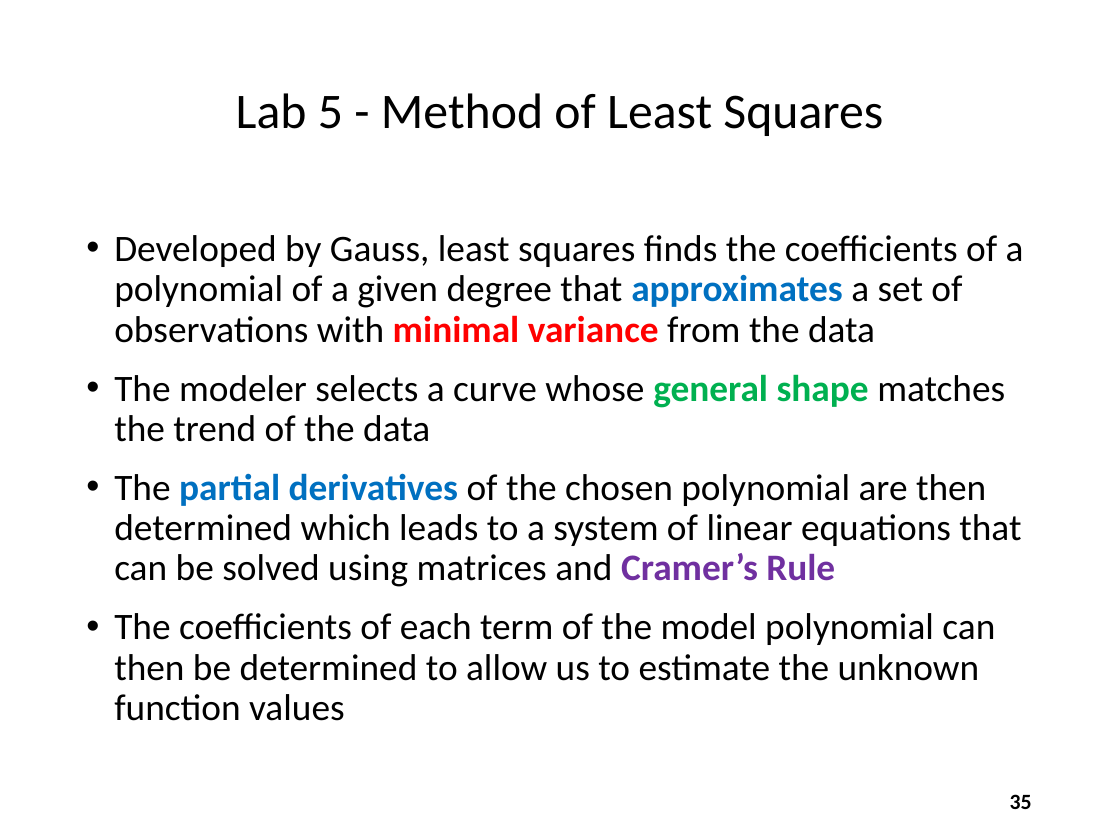
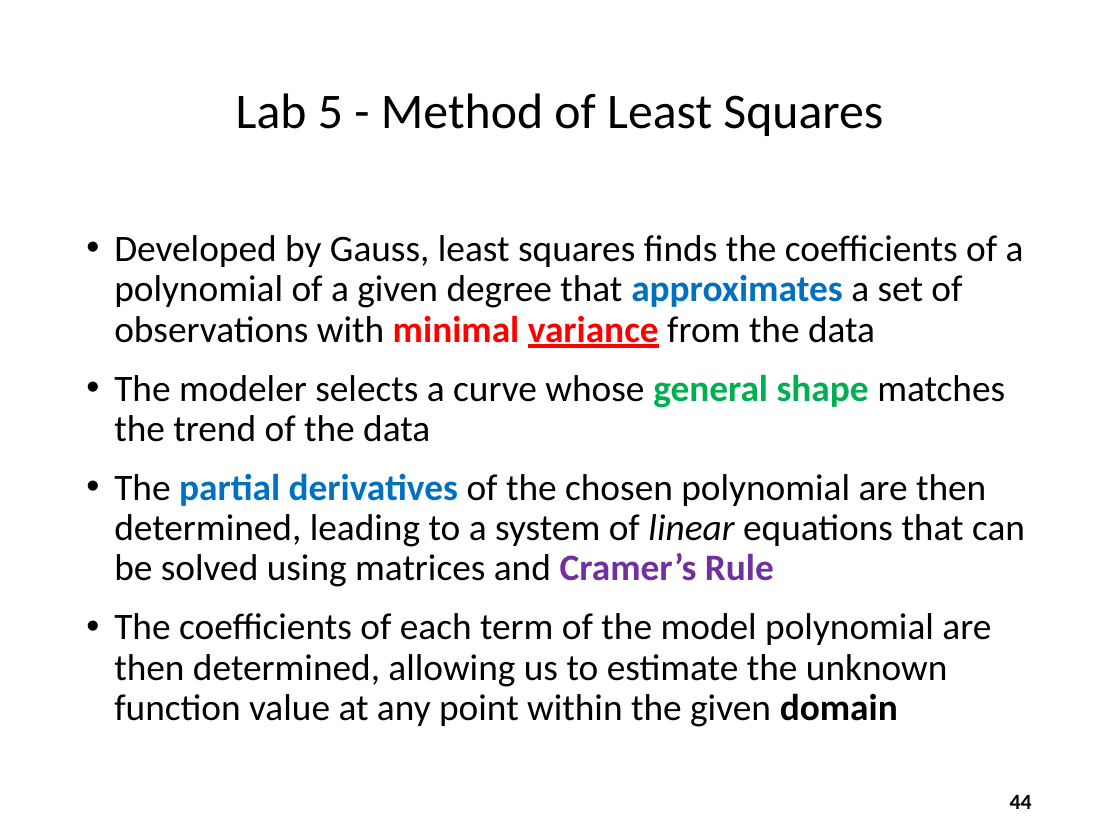
Before and after one commit to dbiersach/scicomp301-cpp-linux, a slide deck: slide 44 of session23/Session 23 - Difference Tables, Least Squares.pptx (slide 35 before the commit). Drawn at 1120x840 pixels with LibreOffice and Linux fonts; fonts in the diff are those of the drawing. Boxes give left, top, right and bottom in pixels: in the first picture for what was removed or moved away, otherwise in the second. Text is boxed around its words. In the diff, an @@ line names an element or a change of style, - is before the commit and + after.

```diff
--- a/session23/Session 23 - Difference Tables, Least Squares.pptx
+++ b/session23/Session 23 - Difference Tables, Least Squares.pptx
@@ text at [114, 235, 1024, 348]: underline on in "variance" @@
@@ text at [114, 473, 1025, 727]: text changed @@
-• The partial derivatives of the chosen polynomial are then determined which leads to a system of linear equations that can be solved using matrices and Cramer’s Rule
-• The coefficients of each term of the model polynomial can then be determined to allow us to estimate the unknown function values
+• The partial derivatives of the chosen polynomial are then determined, leading to a system of linear equations that can be solved using matrices and Cramer’s Rule
+• The coefficients of each term of the model polynomial are then determined, allowing us to estimate the unknown function value at any point within the given domain
@@ page number at [1010, 795, 1032, 809]: text changed @@
-35
+44
```
Also in this commit, not shown: 38 other slides changed, 12 slides added, 1 slide removed, 1 other file.
